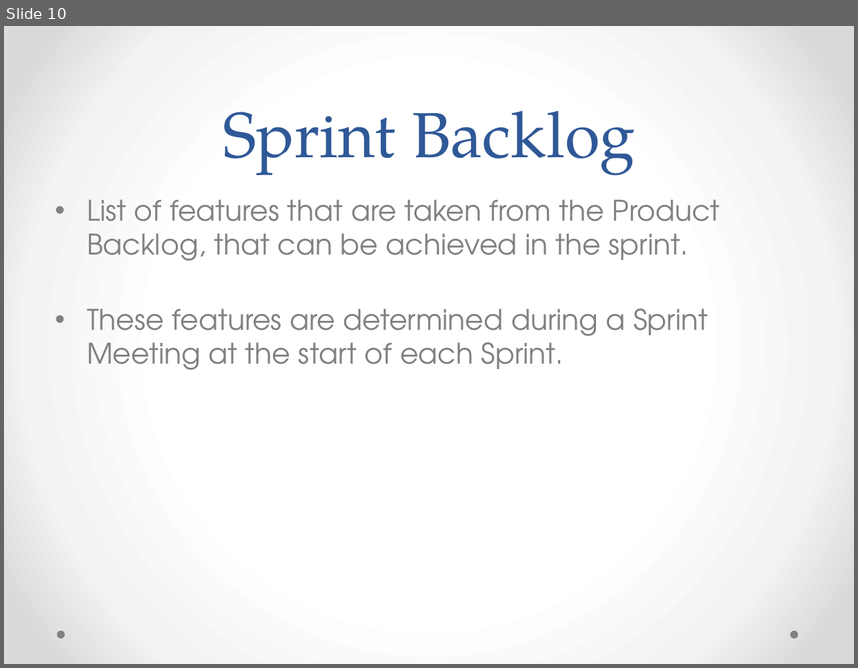
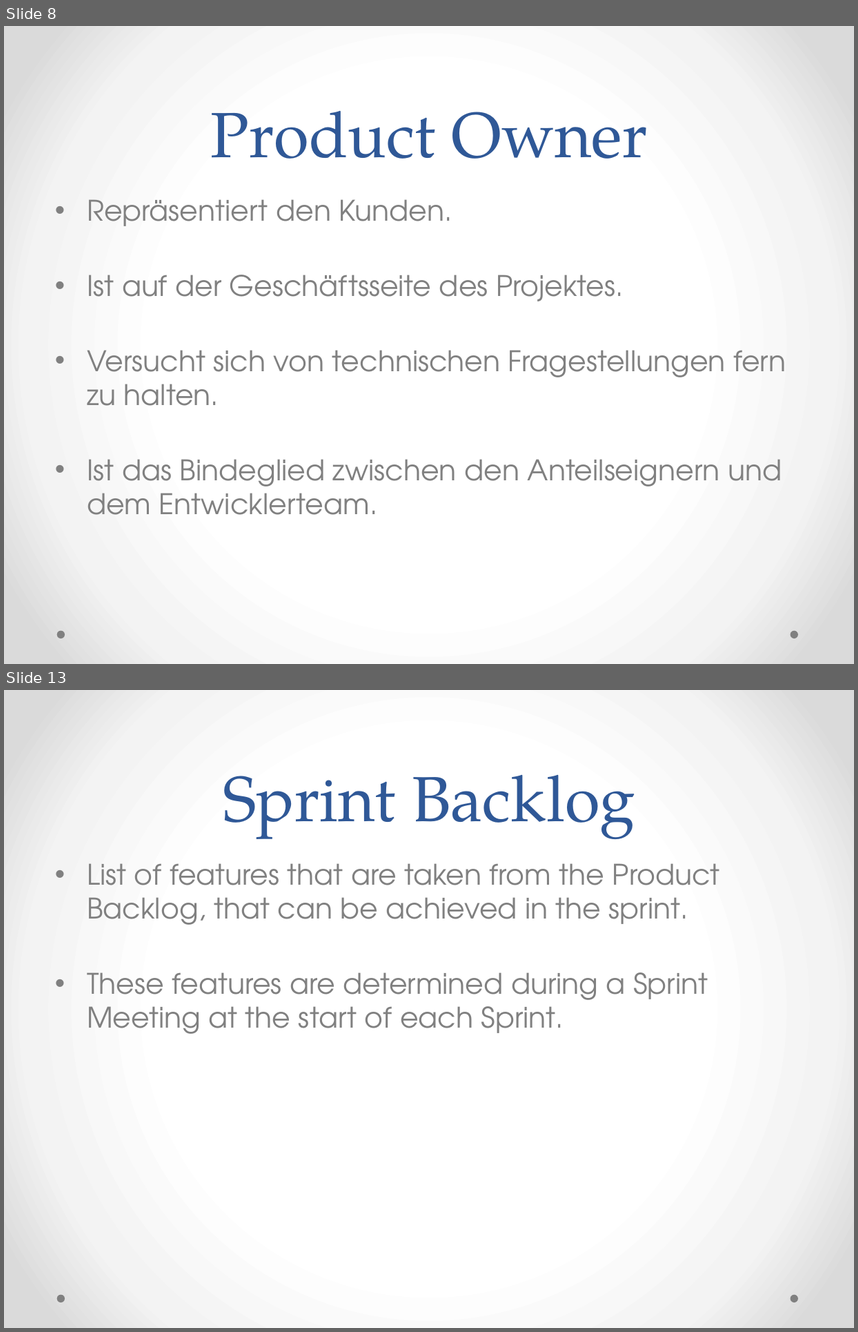
Before and after one commit to Medardus2004/ScrumPresentation, a slide deck: Scrum.pptx. Shown one above the other, each under a label of ours: slide 10 before the commit, slides 8 and 13 after it; the slides between them are not shown. The pictures are 858x668 and 858x1332 pixels, drawn with LibreOffice and Linux fonts; fonts in the diff are those of the drawing. Boxes give left, top, right and bottom in pixels: in the first picture for what was removed or moved away, otherwise in the second. Text is boxed around its words. In the diff, an @@ line names an element or a change of style, - is before the commit and + after.

```diff
--- a/Scrum.pptx
+++ b/Scrum.pptx
@@ slide 8 added at [4,26,854,664], background gradient #FFFFFF to #F4F4F4 to #DADADA; not listed: 2 template elements that a slide beside it also shows @@
@@ title added at [210,111,647,158], 54 pt, text #2F5897 @@
+Product Owner
@@ text added at [87,199,786,515], 24 pt, text #808080 @@
+• Repräsentiert den Kunden.
+• Ist auf der Geschäftsseite des Projektes.
+• Versucht sich von technischen Fragestellungen fern zu halten.
+• Ist das Bindeglied zwischen den Anteilseignern und dem Entwicklerteam.
@@ what was slide 10 is now slide 13 @@
```
Also in this commit, not shown: 8 slides changed, 8 other slides added, 1 slide removed, 6 other files.
